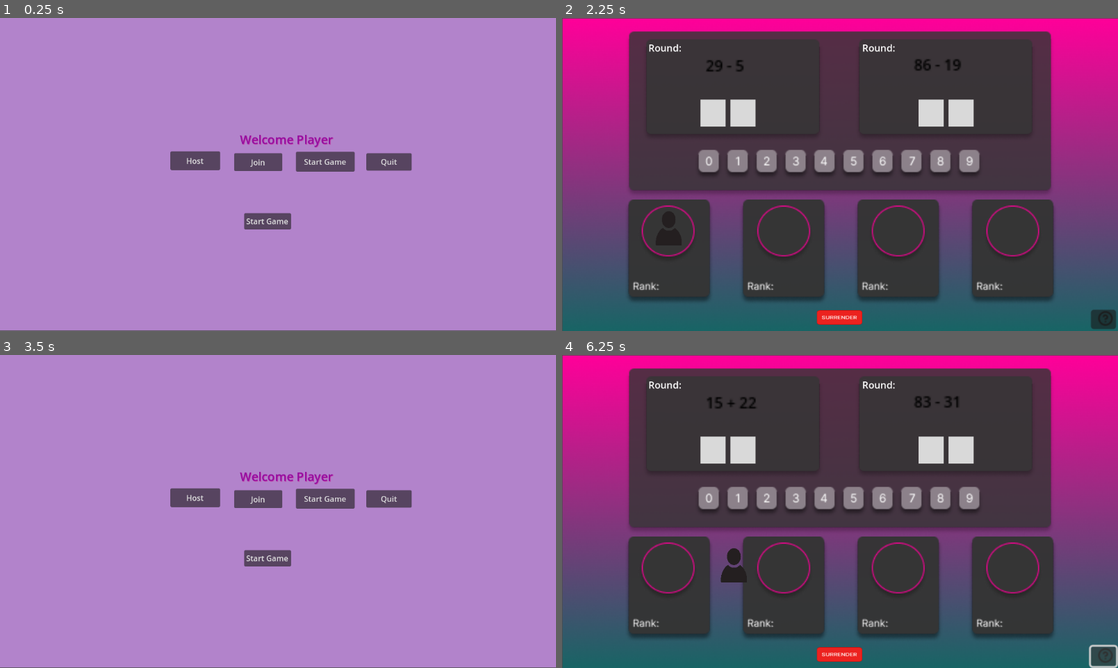
Above: before the commit, frames 1-4 (two rows, left to right).
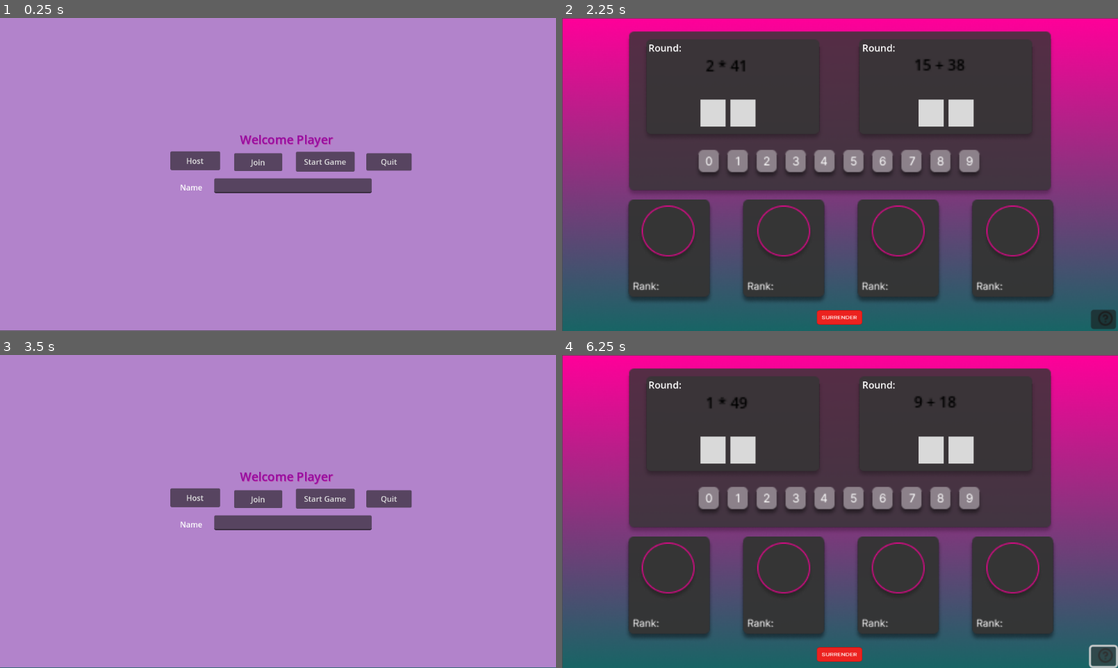
Above: after the commit, the same moments.

Repository: ltlely/ArcadeGames
Game: Godot game, scene res://Scenes/startingScreen.tscn
Same seed, same stepped clock (60 frames per second), same inputs: the game is played once before the commit and once after it.
Inputs (mouse positions are in pixels of both pictures, inside the frame that each line leads up to):
- Up to frame 1 (0.25 s): no input
- Up to frame 2 (2.25 s): click "Host" at 0.5 s; click "Join" at 1.25 s; click "Start Game" at 2 s
- Up to frame 3 (3.5 s): click (283, 658) at 2.75 s
- Up to frame 4 (6.25 s): click (1101, 655) at 3.52 s; click "Start Game" at 4.25 s; click (1101, 655) at 5.02 s; tap Enter (ui_accept) at 5.75, 5.85, 6.02 s; hold Right (ui_right) from 5.78 s (still down)

The runs differ from the first frame. In frame 1, 1.9% of the frame differs, in the area x 32-67%, y 51-68%; in frame 2, 0.1%; in frame 3, 2.1%, in the area x 0-100%, y 51-100%; in frame 4, 0.5%.
Error after the commit: Attempt to call function 'compress' in base 'null instance' on a null instance. (res://Scenes/MultiplayerController.gd:72)

Commit message:
hosting, joining, and game start is set up; multiplayer intialized

Diff:
--- a/Scripts/GameManager.gd
+++ b/GameManager.gd
@@ -1,12 +1,12 @@
 extends Node
 
-var Players = {}
+var Players = {} # handles who joins the game of the server
 
 # Called when the node enters the scene tree for the first time.
-func _ready():
+func _ready() -> void:
 	pass # Replace with function body.
 
 
 # Called every frame. 'delta' is the elapsed time since the previous frame.
-func _process(delta):
+func _process(delta: float) -> void:
 	pass
--- /dev/null
+++ b/Scenes/MultiplayerController.gd
@@ -0,0 +1,80 @@
+extends Control
+
+@export var Address = "127.0.0.1"
+@export var port = 8910
+var peer
+# Called when the node enters the scene tree for the first time.
+func _ready() -> void:
+	multiplayer.peer_connected.connect(peer_connected)
+	multiplayer.peer_disconnected.connect(peer_disconnected)
+	multiplayer.connected_to_server.connect(connected_to_server)
+	multiplayer.connection_failed.connect(connection_failed)
+
+	pass # Replace with function body.
+
+
+# Called every frame. 'delta' is the elapsed time since the previous frame.
+func _process(delta: float) -> void:
+	pass
+
+# Called to server and clients when someone connects
+func peer_connected(id): # id is server id
+	print("Player Connected " + str(id))
+
+# Called to server and client when someone disconnects
+func peer_disconnected(id): # id assigned to player
+	print("Player Disconnected " + str(id))
+
+# Called when client connects to server
+func connected_to_server(): # used to send info from client -> server
+	print("Connected to Server!")
+	SendPlayerInformation.rpc_id(1, $LineEdit.text, multiplayer.get_unique_id()) # get the name
+
+# Called only from clients
+func connection_failed():
+	print("Couldnt Connect")
+
+@rpc("any_peer")
+func SendPlayerInformation(name, id):
+	if !GameManager.Players.has(id):
+		GameManager.Players[id] = {
+			"name": name,
+			"id": id,
+			"score": 0
+		}
+	if multiplayer.is_server(): # server sends playerinfo to everyone else so that they will get an update
+		for i in GameManager.Players:
+			SendPlayerInformation.rpc(GameManager.Players[i].name, i)
+
+@rpc("any_peer", "call_local") # how do you be called when starting game
+func StartGame(): # load scene
+	var scene = load("res://Scenes/firstWorld.tscn").instantiate()
+	get_tree().root.add_child(scene) # add scene
+	self.hide()
+
+func _on_host_button_down() -> void:
+	peer = ENetMultiplayerPeer.new() # set peer value as host
+	var error = peer.create_server(port, 4)
+	if error != OK:
+		print("cannot host : " + str(error))
+		return
+	peer.get_host().compress(ENetConnection.COMPRESS_RANGE_CODER) # gets more bandwidth // must be the same type throughout all program
+	multiplayer.set_multiplayer_peer(peer) # use our host as our peer
+	print("Waiting for Players!")
+	# host sends info too
+	SendPlayerInformation($LineEdit.text, multiplayer.get_unique_id())
+	pass # Replace with function body.
+
+
+func _on_join_button_down() -> void:
+	peer = ENetMultiplayerPeer.new()
+	peer.create_client(Address, port)
+	peer.get_host().compress(ENetConnection.COMPRESS_RANGE_CODER) # gets more bandwidth
+	multiplayer.set_multiplayer_peer(peer)
+
+	pass # Replace with function body.
+
+
+func _on_start_game_button_down() -> void:
+	StartGame.rpc() # rpc or rpc_id to run
+	pass # Replace with function body.
--- /dev/null
+++ b/Scenes/SceneManager.gd
@@ -0,0 +1,21 @@
+extends Node2D
+
+@export var PlayerScene : PackedScene# instances the player
+
+# Called when the node enters the scene tree for the first time.
+func _ready() -> void: # spawinging in our players
+	var index = 0
+	for i in GameManager.Players:
+		var currentPlayer = PlayerScene.instantiate()
+		currentPlayer.name = str(GameManager.Players[i].id)
+		add_child(currentPlayer)
+		for spawn in get_tree().get_nodes_in_group("PlayerSpawnPoint"):
+			if spawn.name == str(index):
+				currentPlayer.global_position = spawn.global_position
+		index += 1
+	pass # Replace with function body.
+
+
+# Called every frame. 'delta' is the elapsed time since the previous frame.
+func _process(delta: float) -> void:
+	pass
--- a/Scenes/firstWorld.tscn
+++ b/Scenes/firstWorld.tscn
@@ -1,6 +1,7 @@
-[gd_scene load_steps=14 format=3 uid="uid://bdlsfh84wbxcy"]
+[gd_scene load_steps=15 format=3 uid="uid://bdlsfh84wbxcy"]
 
 [ext_resource type="Texture2D" uid="uid://d2kn73avwm5gu" path="res://Assets/background.png" id="1_11h8f"]
+[ext_resource type="Script" path="res://Scenes/SceneManager.gd" id="1_yxomd"]
 [ext_resource type="Script" path="res://Scenes/texture_button_2.gd" id="2_6y2yj"]
 [ext_resource type="Texture2D" uid="uid://bv6l2ju1lb6gm" path="res://Assets/MainBox.png" id="6_26var"]
 [ext_resource type="Texture2D" uid="uid://bbti1js6m8f80" path="res://Assets/innerBox.png" id="7_p022d"]
@@ -15,6 +16,8 @@
 [ext_resource type="PackedScene" uid="uid://oy28xjovxxew" path="res://Scenes/player.tscn" id="13_aq0me"]
 
 [node name="FirstWorld" type="Node2D"]
+script = ExtResource("1_yxomd")
+PlayerScene = ExtResource("13_aq0me")
 
 [node name="Background" type="Sprite2D" parent="."]
 position = Vector2(577, 325)
@@ -149,6 +152,7 @@
 grow_horizontal = 2
 grow_vertical = 2
 script = ExtResource("12_1sjo5")
+metadata/_edit_use_anchors_ = true
 
 [node name="Button" type="Button" parent="Component2/HelpCircle/Control"]
 layout_mode = 1
@@ -161,9 +165,21 @@
 offset_top = 301.0
 offset_right = 575.6
 offset_bottom = 321.0
+metadata/_edit_use_anchors_ = true
 
-[node name="Player" parent="." instance=ExtResource("13_aq0me")]
-position = Vector2(196, 472)
+[node name="SpawnLocations" type="Node2D" parent="."]
+position = Vector2(939, 442)
+
+[node name="0" type="Node2D" parent="SpawnLocations" groups=["PlayerSpawnPoint"]]
+position = Vector2(-702, -9)
+
+[node name="1" type="Node2D" parent="SpawnLocations" groups=["PlayerSpawnPoint"]]
+position = Vector2(-475, -10)
+
+[node name="2" type="Node2D" parent="SpawnLocations" groups=["PlayerSpawnPoint"]]
+position = Vector2(-246, -3)
+
+[node name="3" type="Node2D" parent="SpawnLocations" groups=["PlayerSpawnPoint"]]
 
 [connection signal="pressed" from="Background/SurrenderButton" to="Background/SurrenderButton" method="_on_pressed"]
 [connection signal="pressed" from="Component2/HelpCircle/Control/Button" to="Component2/HelpCircle/Control" method="_on_button_pressed"]
--- a/Scenes/player.gd
+++ b/Scenes/player.gd
@@ -4,18 +4,22 @@
 const SPEED = 300.0
 const JUMP_VELOCITY = -400.0
 
+var syncPosition
+func _ready() -> void:
+	$MultiplayerSynchronizer.set_multiplayer_authority(str(name).to_int()) # set unique id to each player
 
 func _physics_process(delta: float) -> void:
-	# Handle jump.
-	if Input.is_action_just_pressed("ui_accept") and is_on_floor():
-		velocity.y = JUMP_VELOCITY
+	if $MultiplayerSynchronizer.get_multiplayer_authority() -- multiplayer.get_unique_id():
+		# Handle jump.
+		if Input.is_action_just_pressed("ui_accept") and is_on_floor():
+			velocity.y = JUMP_VELOCITY
 
-	# Get the input direction and handle the movement/deceleration.
-	# As good practice, you should replace UI actions with custom gameplay actions.
-	var direction := Input.get_axis("ui_left", "ui_right")
-	if direction:
-		velocity.x = direction * SPEED
-	else:
-		velocity.x = move_toward(velocity.x, 0, SPEED)
+		# Get the input direction and handle the movement/deceleration.
+		# As good practice, you should replace UI actions with custom gameplay actions.
+		var direction := Input.get_axis("ui_left", "ui_right")
+		if direction:
+			velocity.x = direction * SPEED
+		else:
+			velocity.x = move_toward(velocity.x, 0, SPEED)
 
-	move_and_slide()
+		move_and_slide()
--- a/Scenes/player.tscn
+++ b/Scenes/player.tscn
@@ -21,6 +21,11 @@
 [sub_resource type="RectangleShape2D" id="RectangleShape2D_ph6bi"]
 size = Vector2(88, 100.75)
 
+[sub_resource type="SceneReplicationConfig" id="SceneReplicationConfig_e2wsu"]
+properties/0/path = NodePath(".:position")
+properties/0/spawn = true
+properties/0/replication_mode = 1
+
 [node name="Player" type="CharacterBody2D"]
 script = ExtResource("1_3nipy")
 
@@ -33,3 +38,6 @@
 [node name="CollisionShape2D" type="CollisionShape2D" parent="."]
 position = Vector2(28, -45.375)
 shape = SubResource("RectangleShape2D_ph6bi")
+
+[node name="MultiplayerSynchronizer" type="MultiplayerSynchronizer" parent="."]
+replication_config = SubResource("SceneReplicationConfig_e2wsu")
--- a/Scenes/startingScreen.tscn
+++ b/Scenes/startingScreen.tscn
@@ -1,6 +1,7 @@
-[gd_scene load_steps=5 format=3 uid="uid://bbuu6lmqcawg4"]
+[gd_scene load_steps=6 format=3 uid="uid://bbuu6lmqcawg4"]
 
 [ext_resource type="Script" path="res://Scripts/playButton.gd" id="1_cnodk"]
+[ext_resource type="Script" path="res://Scenes/MultiplayerController.gd" id="1_ojpre"]
 [ext_resource type="Script" path="res://Scripts/quitButton.gd" id="2_xq2nc"]
 
 [sub_resource type="StyleBoxFlat" id="StyleBoxFlat_b0e0b"]
@@ -11,38 +12,13 @@
 [node name="Control" type="Control"]
 layout_mode = 3
 anchors_preset = 0
+script = ExtResource("1_ojpre")
 
 [node name="Panel" type="Panel" parent="."]
 layout_mode = 0
 offset_right = 1167.0
 offset_bottom = 647.0
 theme_override_styles/panel = SubResource("StyleBoxFlat_b0e0b")
-
-[node name="Host" type="Button" parent="Panel"]
-layout_mode = 0
-offset_left = 353.0
-offset_top = 276.0
-offset_right = 456.0
-offset_bottom = 315.0
-text = "Host"
-
-[node name="DelMe" type="Button" parent="Panel"]
-layout_mode = 0
-offset_left = 506.0
-offset_top = 404.0
-offset_right = 603.0
-offset_bottom = 438.0
-text = "Start Game"
-script = ExtResource("1_cnodk")
-
-[node name="Quit" type="Button" parent="Panel"]
-layout_mode = 0
-offset_left = 759.0
-offset_top = 280.0
-offset_right = 853.0
-offset_bottom = 316.0
-text = "Quit"
-script = ExtResource("2_xq2nc")
 
 [node name="Label" type="Label" parent="Panel"]
 layout_mode = 0
@@ -56,6 +32,14 @@
 theme_override_font_sizes/font_size = 25
 text = "Welcome Player"
 
+[node name="Host" type="Button" parent="Panel"]
+layout_mode = 0
+offset_left = 353.0
+offset_top = 276.0
+offset_right = 456.0
+offset_bottom = 315.0
+text = "Host"
+
 [node name="Join" type="Button" parent="Panel"]
 layout_mode = 0
 offset_left = 485.0
@@ -64,7 +48,7 @@
 offset_bottom = 317.0
 text = "Join"
 
-[node name="Start Game" type="Button" parent="Panel"]
+[node name="StartGame" type="Button" parent="Panel"]
 layout_mode = 0
 offset_left = 613.0
 offset_top = 277.0
@@ -73,5 +57,43 @@
 text = "Start Game
 "
 
-[connection signal="pressed" from="Panel/DelMe" to="Panel/DelMe" method="_on_pressed"]
+[node name="Quit" type="Button" parent="Panel"]
+layout_mode = 0
+offset_left = 759.0
+offset_top = 280.0
+offset_right = 853.0
+offset_bottom = 316.0
+text = "Quit"
+script = ExtResource("2_xq2nc")
+
+[node name="LineEdit" type="LineEdit" parent="."]
+layout_mode = 0
+offset_left = 444.0
+offset_top = 332.0
+offset_right = 770.0
+offset_bottom = 363.0
+
+[node name="Label" type="Label" parent="LineEdit"]
+layout_mode = 1
+anchors_preset = -1
+anchor_bottom = 0.5
+offset_left = -71.0
+offset_top = 7.0
+offset_right = -16.0
+offset_bottom = 14.5
+text = "Name"
+
+[node name="DelMe" type="Button" parent="."]
+layout_mode = 0
+offset_left = -152.0
+offset_top = 319.0
+offset_right = -55.0
+offset_bottom = 353.0
+text = "Start Game"
+script = ExtResource("1_cnodk")
+
+[connection signal="button_down" from="Panel/Host" to="." method="_on_host_button_down"]
+[connection signal="button_down" from="Panel/Join" to="." method="_on_join_button_down"]
+[connection signal="button_down" from="Panel/StartGame" to="." method="_on_start_game_button_down"]
 [connection signal="pressed" from="Panel/Quit" to="Panel/Quit" method="_on_pressed"]
+[connection signal="pressed" from="DelMe" to="DelMe" method="_on_pressed"]
--- a/project.godot
+++ b/project.godot
@@ -14,6 +14,10 @@
 run/main_scene="res://Scenes/startingScreen.tscn"
 config/features=PackedStringArray("4.3", "Forward Plus")
 
+[autoload]
+
+GameManager="*res://GameManager.gd"
+
 [display]
 
 window/stretch/mode="viewport"
Not shown: 1 places in Scenes/player.tscn that only renumber resources
